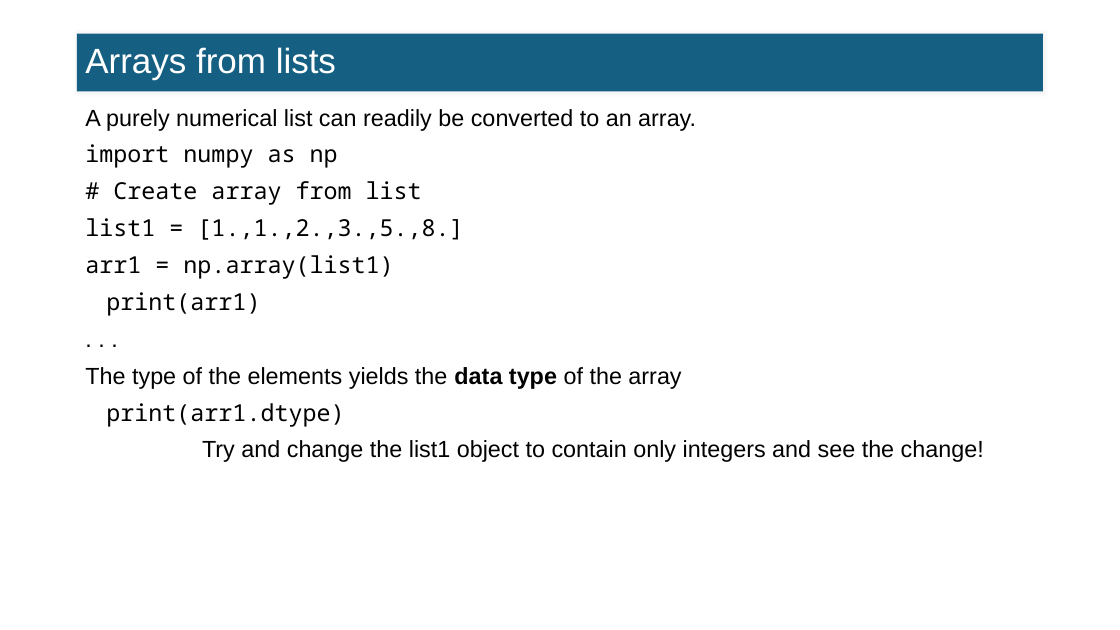
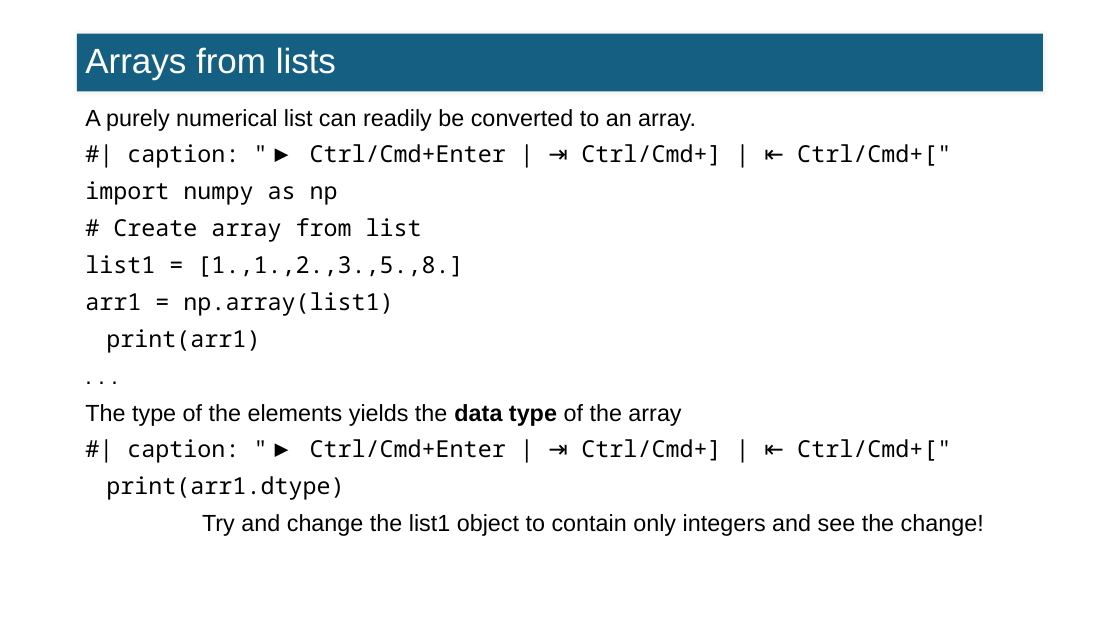
Before and after one commit to FTurci/intro-coding-data-analysis-mirror, a slide deck: slide 8 of slides/07_intro_numpy_slides.pptx. Drawn at 1120x630 pixels with LibreOffice and Linux fonts; fonts in the diff are those of the drawing. Boxes give left, top, right and bottom in pixels: in the first picture for what was removed or moved away, otherwise in the second. Text is boxed around its words. In the diff, an @@ line names an element or a change of style, - is before the commit and + after.

```diff
--- a/slides/07_intro_numpy_slides.pptx
+++ b/slides/07_intro_numpy_slides.pptx
@@ text at [85, 144, 951, 353]: text changed @@
-import numpy as np
-# Create array from list
-list1 = [1.,1.,2.,3.,5.,8.]
-arr1 = np.array(list1)
-print(arr1)
+#| caption: "▶ Ctrl/Cmd+Enter | ⇥ Ctrl/Cmd+] | ⇤ Ctrl/Cmd+["
+import numpy as np
+# Create array from list
+list1 = [1.,1.,2.,3.,5.,8.]
+arr1 = np.array(list1)
+print(arr1)
@@ text at [106, 439, 951, 500]: text changed @@
-print(arr1.dtype)
+#| caption: "▶ Ctrl/Cmd+Enter | ⇥ Ctrl/Cmd+] | ⇤ Ctrl/Cmd+["
+print(arr1.dtype)
```
Also in this commit, not shown: 9 other slides changed, 50 other files.
